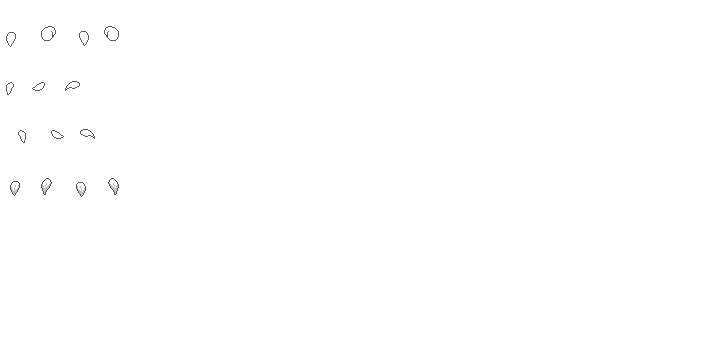
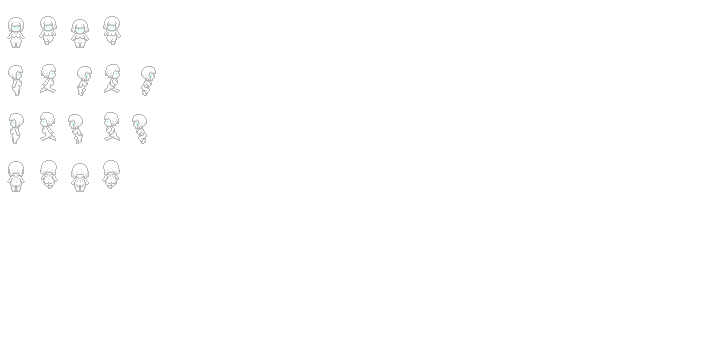
Layer changes from the first (720, 360) image to the second:
added layer "Sichtbar" (44%) above "Bob Final" over <box>7,16,156,192</box>
hid "Schweif Final" over <box>6,26,119,197</box>
